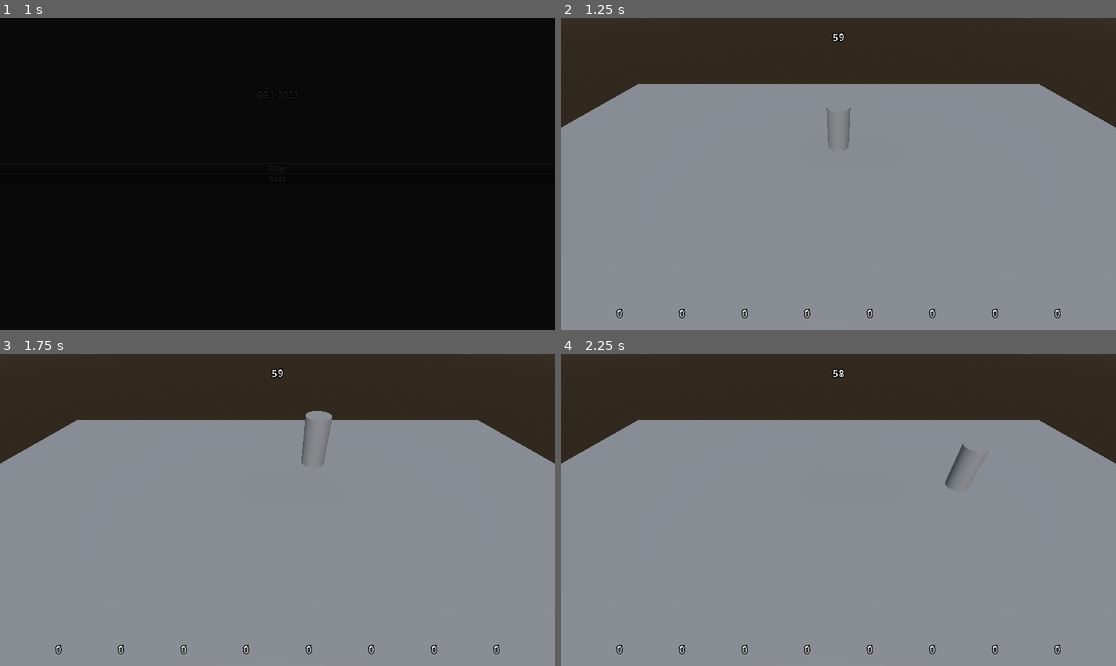
Above: before the commit, frames 1-4 (two rows, left to right).
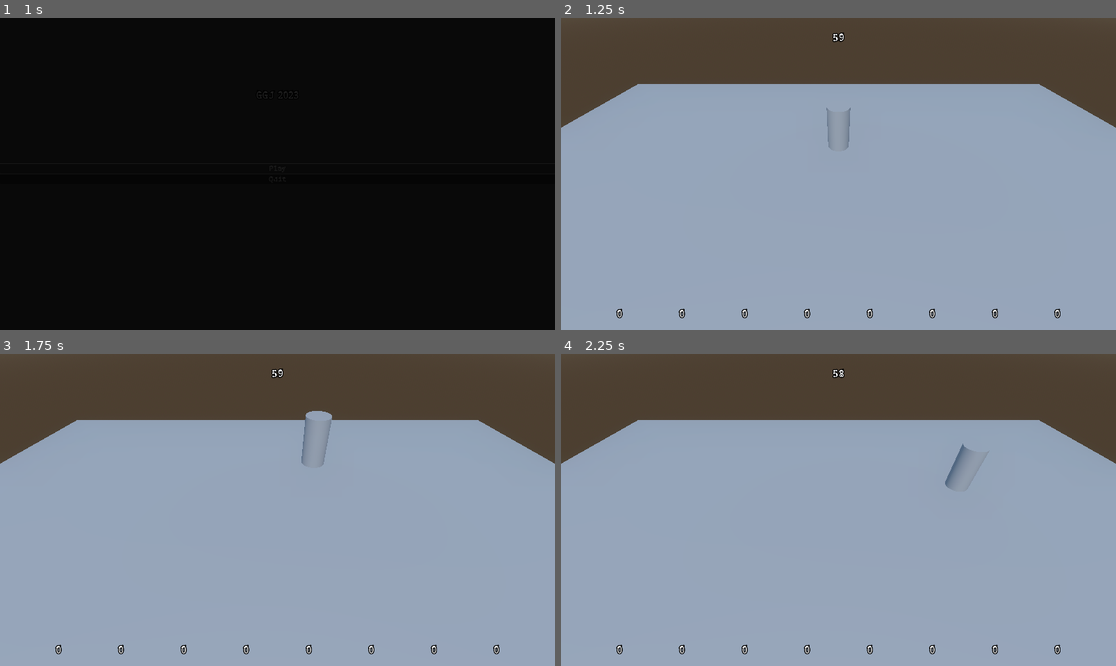
Above: after the commit, the same moments.

Repository: 80hdgames/GGJ-2023
Game: Godot game, scene res://Scenes/Start.tscn
The game is run twice, just before and just after one commit, with the same random seed, the same clock (stepped at 60 frames per second) and the same inputs.
Inputs:
- Up to frame 1 (1 s): click "Play" at 0.5 s
- Up to frame 2 (1.25 s): no input
- Up to frame 3 (1.75 s): tap Enter (ui_accept) at 1.25, 1.52 s; hold Right (ui_right) from 1.28 s (still down); tap Shift (desktop1_boost) at 1.35 s
- Up to frame 4 (2.25 s): release Right (ui_right) at 2.03 s; hold Down (ui_down) from 2.03 s (still down); tap Shift (desktop1_boost) at 2.1 s

Frame 1 is identical in both runs. In frame 2, 100% of the frame differs, in the area x 0-100%, y 0-100%; in frame 3, 100%; in frame 4, 100%.

Commit message:
Tweaking game scene lighting

Diff:
--- a/GGJ-2023-Project/Scenes/Game.tscn
+++ b/GGJ-2023-Project/Scenes/Game.tscn
@@ -17,11 +17,18 @@
 
 [sub_resource type="Environment" id="Environment_t4l8o"]
 background_mode = 2
+background_energy_multiplier = 1.4
 sky = SubResource("Sky_ws5lo")
 ambient_light_source = 3
+ambient_light_color = Color(0, 0.501961, 0.792157, 1)
+ambient_light_sky_contribution = 0.45
 reflected_light_source = 2
+tonemap_white = 1.51
 glow_enabled = true
+glow_bloom = 0.1
 fog_enabled = true
+fog_light_color = Color(0.466667, 0.596078, 0.694118, 1)
+fog_sky_affect = 0.705
 
 [node name="Game" type="Node3D"]
 
Not shown: 1 places in GGJ-2023-Project/Scenes/Game.tscn that only renumber resources
